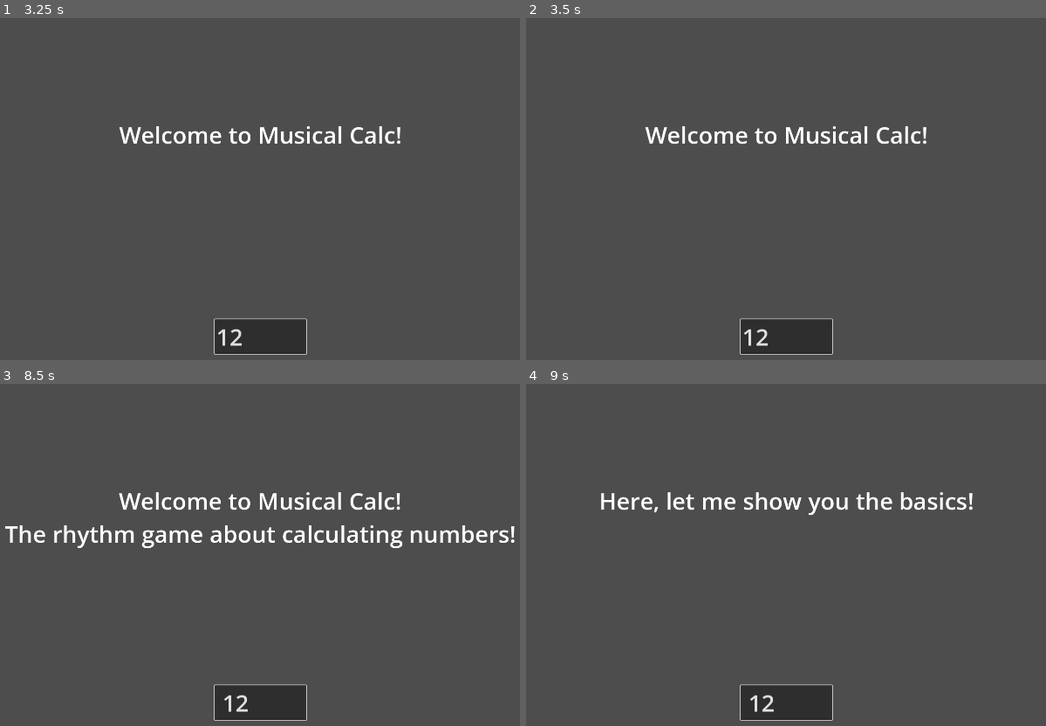
Above: before the commit, frames 1-4 (two rows, left to right).
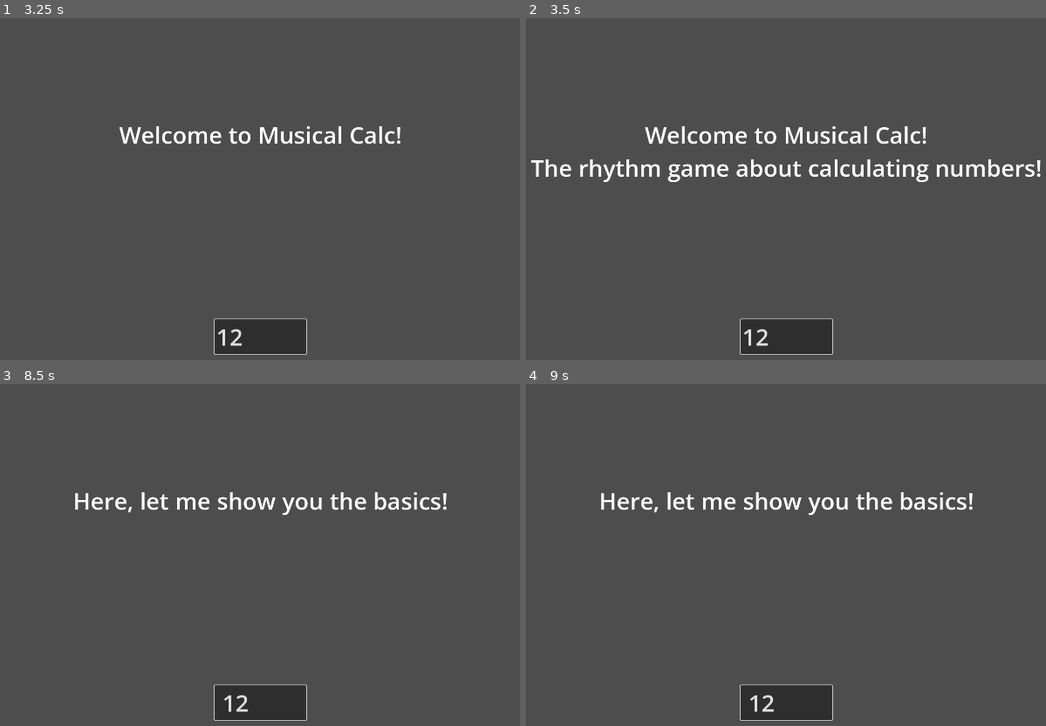
Above: after the commit, the same moments.

Repository: HelloIsReal/Musical-Calc
Game: Godot game, scene res://scenes/songSelector.tscn
Same seed, same stepped clock (60 frames per second), same inputs: the game is played once before the commit and once after it.
Inputs (mouse positions are in pixels of both pictures, inside the frame that each line leads up to):
- Up to frame 1 (3.25 s): click "Tutorial (Highly Recommended!)" at 0.5 s; click (260, 336) at 1.27 s; type "12" at 1.35 s; tap Enter at 2 s; move the mouse to (416, 161) at 2.02 s; hold Right 2.03-2.78 s; tap Alt at 2.1 s; click (416, 161) at 2.17 s; tap Space at 2.75 s; move the mouse to (119, 202) at 2.77 s; hold Down from 2.78 s (still down); tap Shift at 2.85 s
- Up to frame 2 (3.5 s): keep holding Down
- Up to frame 3 (8.5 s): move the mouse to (327, 462) at 3.52 s; release Down at 3.53 s; hold Right 3.53-4.28 s; tap Alt every 1.5 s from 3.6 to 8.1 s; tap Enter at 4.25, 5.75 s; move the mouse to (223, 626) at 4.27 s; hold Up 4.28-5.03 s; tap Shift at 4.35, 5.85, 7.35 s; click (223, 626) at 4.42 s; tap Space at 5, 6.5 s; move the mouse to (468, 606) at 5.02 s; hold Left 5.03-6.53 s; move the mouse to (52, 490) at 5.77 s; move the mouse to (296, 548) at 6.52 s; hold Down 6.53-7.28 s; click (296, 548) at 6.67 s; move the mouse to (156, 448) at 7.27 s; hold Right 7.28-8.03 s; move the mouse to (416, 527) at 8.02 s; hold Up from 8.03 s (still down)
- Up to frame 4 (9 s): move the mouse to (645, 568) at 8.77 s; release Up at 8.78 s; hold Right from 8.78 s (still down); tap Shift at 8.85 s; click (645, 568) at 8.92 s

Frame 1 is identical in both runs. In frame 2, 2.3% of the frame differs, in the area x 1-99%, y 31-48%; in frame 3, 3.6%; in frame 4, nothing differs.

Commit message:
Moved question spawns higher so player can't see it spawn.

Diff:
--- a/project.godot
+++ b/project.godot
@@ -25,6 +25,10 @@
 window/size/viewport_height=1080
 window/size/mode=4
 
+[editor_plugins]
+
+enabled=PackedStringArray("res://addons/godot_super-wakatime/plugin.cfg")
+
 [global_group]
 
 detector=""
--- a/scenes/main.tscn
+++ b/scenes/main.tscn
@@ -49,7 +49,7 @@
 offset_bottom = -88.0
 grow_horizontal = 2
 theme_override_font_sizes/font_size = 64
-text = "Welcome to Musical Calc!"
+text = "text"
 horizontal_alignment = 1
 
 [node name="correctAnswerSfx" type="AudioStreamPlayer2D" parent="." unique_id=2017909895]
--- a/scripts/main.gd
+++ b/scripts/main.gd
@@ -6,13 +6,13 @@
 	if(Global.chosenSong=="tutorial"):
 		$songs/tutorial.play()
 		$gameplayText.text = "Welcome to Musical Calc!"
-		await get_tree().create_timer(3).timeout
+		await get_tree().create_timer(2.9).timeout
 		$gameplayText.text = "Welcome to Musical Calc!\nThe rhythm game about calculating numbers!"
 		await get_tree().create_timer(5).timeout
 		$gameplayText.text = "Here, let me show you the basics!"
 		await get_tree().create_timer(3).timeout
 		$gameplayText.text = "Here, let me show you the basics!"
-		spawnQuestion(60,2)
+		spawnQuestion(70,2)
 		await get_tree().create_timer(3).timeout
 		$gameplayText.text = "See this question coming down?"
 		await get_tree().create_timer(4).timeout
@@ -23,7 +23,7 @@
 		$gameplayText.text = "See? It's that easy!\n(Unless you somehow missed it...)"
 		await get_tree().create_timer(4).timeout
 		$gameplayText.text = "Here's one more question, but faster!"
-		spawnQuestion(200,1)
+		spawnQuestion(250,1)
 		await get_tree().create_timer(5).timeout
 		$gameplayText.text = "That's it for this tutorial!"
 		await get_tree().create_timer(3).timeout
--- a/scripts/question.gd
+++ b/scripts/question.gd
@@ -8,7 +8,7 @@
 var canMove=false
 
 func _ready():
-	position = Vector2(rng.randi_range(-900,700),-530)
+	position = Vector2(rng.randi_range(-900,700),-600)
 	chosenQuestion = rng.randi_range(0,additionEasy.size()-1)
 	$Label.text = additionEasy[chosenQuestion]
 
